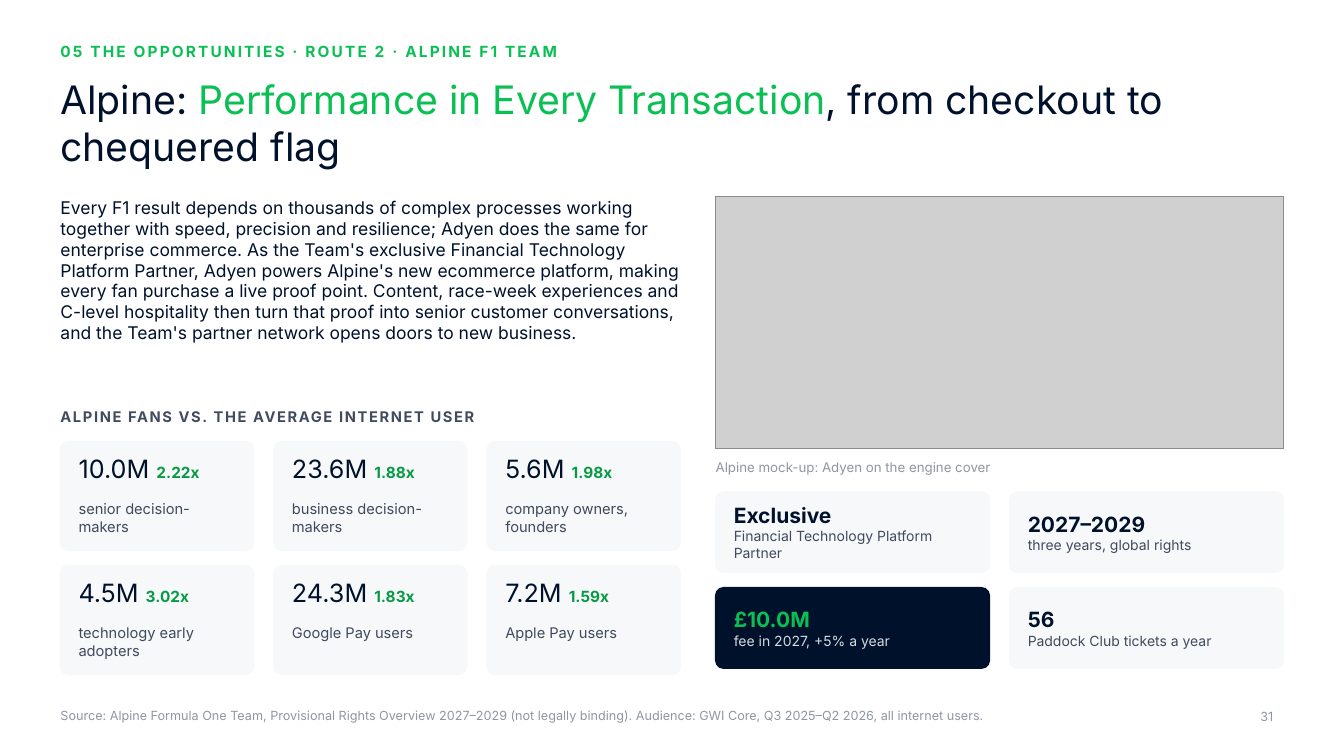
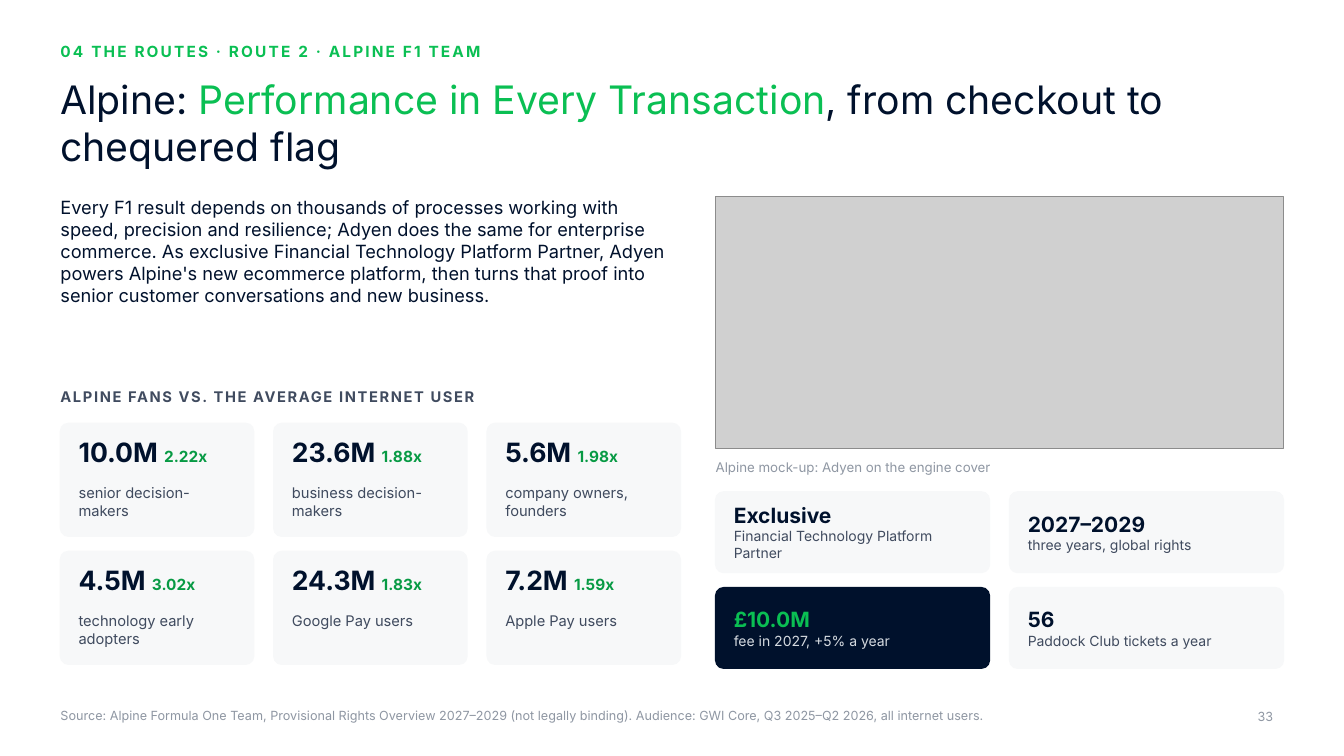
Before and after one commit to rahulgopalan42/rg42, a slide deck: slide 33 of adyen-f1-deck/Adyen x F1 - Chairman deck.pptx (slide 31 before the commit). Drawn at 1344x756 pixels with LibreOffice and Linux fonts; fonts in the diff are those of the drawing; grey boxes stand for pictures; background and template pictures are left out. Boxes give left, top, right and bottom in pixels: in the first picture for what was removed or moved away, otherwise in the second. Text is boxed around its words. In the diff, an @@ line names an element or a change of style, - is before the commit and + after.

```diff
--- a/adyen-f1-deck/Adyen x F1 - Chairman deck.pptx
+++ b/adyen-f1-deck/Adyen x F1 - Chairman deck.pptx
@@ text at (60, 45, 481, 57): text changed @@
-05 THE OPPORTUNITIES · ROUTE 2 · ALPINE F1 TEAM
+04 THE ROUTES · ROUTE 2 · ALPINE F1 TEAM
@@ text at (60, 200, 664, 303): text changed; size 12.5 to 13 pt @@
-Every F1 result depends on thousands of complex processes working together with speed, precision and resilience; Adyen does the same for enterprise commerce. As the Team's exclusive Financial Technology Platform Partner, Adyen powers Alpine's new ecommerce platform, making every fan purchase a live proof point. Content, race-week experiences and C-level hospitality then turn that proof into senior customer conversations, and the Team's partner network opens doors to new business.
+Every F1 result depends on thousands of processes working with speed, precision and resilience; Adyen does the same for enterprise commerce. As exclusive Financial Technology Platform Partner, Adyen powers Alpine's new ecommerce platform, then turns that proof into senior customer conversations and new business.
@@ 4 texts: place and size @@
-4 texts at (60, 408, 681, 479)
+4 texts at (60, 388, 681, 463)
@@ rounded rectangle: place and size @@
-rounded rectangle at (60, 442, 254, 551)
+rounded rectangle at (60, 423, 254, 536)
@@ text "10.0M 2.22x" at (79, 442, 207, 463): size 18 to 19 pt, bold on in "10.0M" @@
@@ rounded rectangle: place and size @@
-rounded rectangle at (274, 442, 468, 551)
+rounded rectangle at (274, 423, 468, 536)
@@ text "23.6M 1.88x" at (292, 442, 422, 463): size 18 to 19 pt, bold on in "23.6M" @@
@@ proportions changed in 6 elements at (60, 552, 254, 664), (274, 552, 468, 664), (487, 552, 681, 664), (60, 423, 254, 536), (274, 423, 468, 536), (487, 423, 681, 536) @@
@@ rounded rectangle: place and size @@
-rounded rectangle at (487, 442, 681, 551)
+rounded rectangle at (487, 423, 681, 536)
@@ text "5.6M 1.98x" at (505, 442, 619, 463): size 18 to 19 pt, bold on in "5.6M" @@
@@ text "4.5M 3.02x" at (79, 570, 195, 591): size 18 to 19 pt, bold on in "4.5M" @@
@@ text "24.3M 1.83x" at (292, 570, 422, 591): size 18 to 19 pt, bold on in "24.3M" @@
@@ 6 texts, 3 rounded rectangles: place and size @@
-6 texts, 3 rounded rectangles at (60, 503, 681, 675)
+6 texts, 3 rounded rectangles at (60, 487, 681, 664)
@@ text "7.2M 1.59x" at (505, 570, 614, 591): size 18 to 19 pt, bold on in "7.2M" @@
@@ 3 texts: place and size @@
-3 texts at (79, 627, 617, 659)
+3 texts at (79, 615, 617, 647)
@@ page number at (1258, 712, 1274, 721): text changed @@
-31
+33
```
Also in this commit, not shown: 32 other slides changed, 7 slides added, 7 slides removed, 24 other files.
